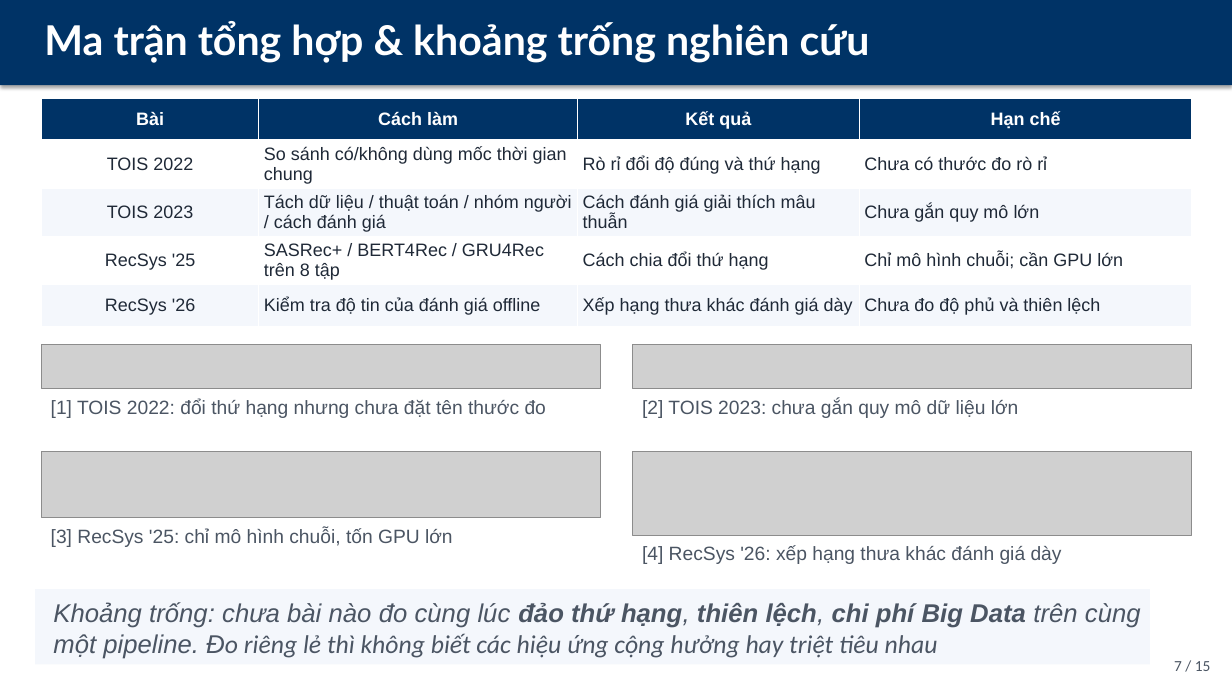
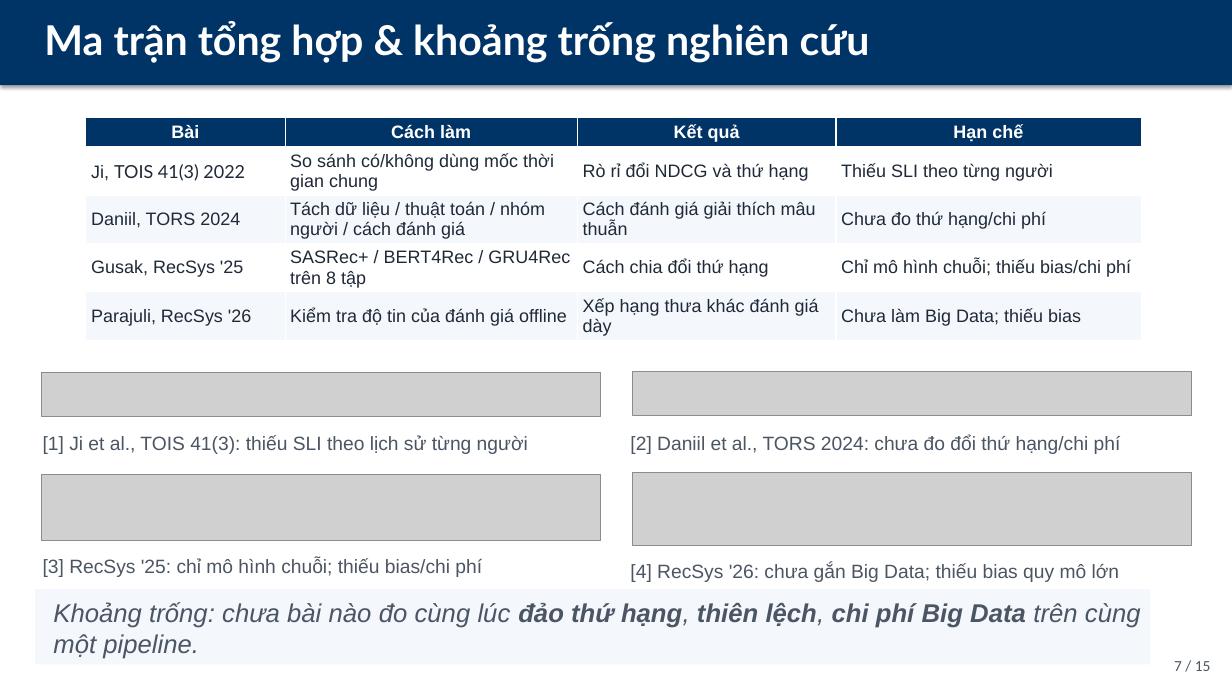
Before and after one commit to StreetParkourZombie/Recommendation_System, a slide deck: slide 7 of docs/Project/Main/Presentation/Slides/PPNCKH_DeCuong_15slides_Self-Adjustion.pptx (slide 8 before the commit). Drawn at 1232x693 pixels with LibreOffice and Linux fonts; fonts in the diff are those of the drawing; grey boxes stand for pictures. Boxes give left, top, right and bottom in pixels: in the first picture for what was removed or moved away, otherwise in the second. Text is boxed around its words. In the diff, an @@ line names an element or a change of style, - is before the commit and + after.

```diff
--- a/docs/Project/Main/Presentation/Slides/PPNCKH_DeCuong_15slides_Self-Adjustion.pptx
+++ b/docs/Project/Main/Presentation/Slides/PPNCKH_DeCuong_15slides_Self-Adjustion.pptx
@@ table at (86, 117, 1141, 340) @@
-row 2: TOIS 2022 | So sánh có/không dùng mốc thời gian chung | Rò rỉ đổi độ đúng và thứ hạng | Chưa có thước đo rò rỉ
+row 2: Ji, TOIS 41(3) 2022 | So sánh có/không dùng mốc thời gian chung | Rò rỉ đổi NDCG và thứ hạng | Thiếu SLI theo từng người
-row 3, column 1: TOIS 2023
+row 3, column 1: Daniil, TORS 2024
-row 3, column 4: Chưa gắn quy mô lớn
+row 3, column 4: Chưa đo thứ hạng/chi phí
-row 4, column 1: RecSys '25
+row 4, column 1: Gusak, RecSys '25
-row 4, column 4: Chỉ mô hình chuỗi; cần GPU lớn
+row 4, column 4: Chỉ mô hình chuỗi; thiếu bias/chi phí
-row 5, column 1: RecSys '26
+row 5, column 1: Parajuli, RecSys '26
-row 5, column 4: Chưa đo độ phủ và thiên lệch
+row 5, column 4: Chưa làm Big Data; thiếu bias
@@ table: place and size @@
-table at (42, 98, 1192, 326)
+table at (86, 117, 1141, 340)
@@ picture removed at (42, 345, 601, 389) @@
@@ picture removed at (633, 345, 1192, 388) @@
@@ picture added at (42, 372, 601, 417) @@
@@ picture added at (633, 372, 1192, 416) @@
@@ text removed at (51, 399, 546, 418) @@
-[1] TOIS 2022: đổi thứ hạng nhưng chưa đặt tên thước đo
@@ text removed at (642, 399, 1019, 418) @@
-[2] TOIS 2023: chưa gắn quy mô dữ liệu lớn
@@ text added at (43, 435, 528, 454), 15 pt, text #4B5563 @@
+[1] Ji et al., TOIS 41(3): thiếu SLI theo lịch sử từng người
@@ text added at (630, 435, 1121, 454), 15 pt, text #4B5563 @@
+[2] Daniil et al., TORS 2024: chưa đo đổi thứ hạng/chi phí
@@ picture removed at (42, 452, 601, 518) @@
@@ picture added at (42, 474, 601, 541) @@
@@ picture: place and size @@
-picture at (633, 452, 1192, 536)
+picture at (633, 472, 1192, 545)
@@ text at (43, 558, 482, 577): text changed @@
-[3] RecSys '25: chỉ mô hình chuỗi, tốn GPU lớn
+[3] RecSys '25: chỉ mô hình chuỗi; thiếu bias/chi phí
@@ text at (630, 563, 1120, 582): text changed @@
-[4] RecSys '26: xếp hạng thưa khác đánh giá dày
+[4] RecSys '26: chưa gắn Big Data; thiếu bias quy mô lớn
@@ text at (53, 602, 1141, 659): text changed @@
-Khoảng trống: chưa bài nào đo cùng lúc đảo thứ hạng, thiên lệch, chi phí Big Data trên cùng một pipeline. Đo riêng lẻ thì không biết các hiệu ứng cộng hưởng hay triệt tiêu nhau
+Khoảng trống: chưa bài nào đo cùng lúc đảo thứ hạng, thiên lệch, chi phí Big Data trên cùng một pipeline.
```
Also in this commit, not shown: 9 other slides changed, 4 slides added, 6 slides removed, 41 other files.
